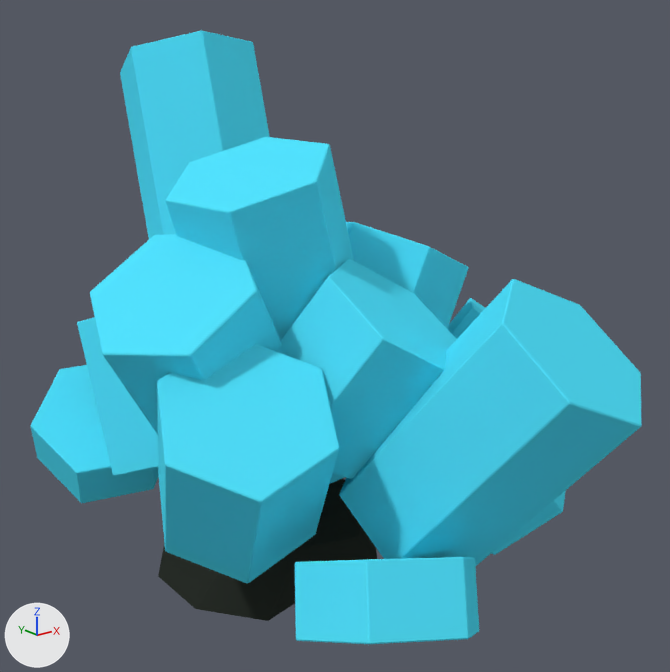
The Blender file Assets/Models/RoomObjects/Mineral/Utrium.blend as it was, and as the next commit left it.
Camera for both pictures: a 50 mm camera at (-1.046, -1.578, 0.994) aimed at (0.1, -0.145, 0.42). The axes (+X, +Y, +Z) are drawn at lower left. The lights are the same throughout. The older version comes first.

In view in the first picture: 'Rock', 'Utrium'.
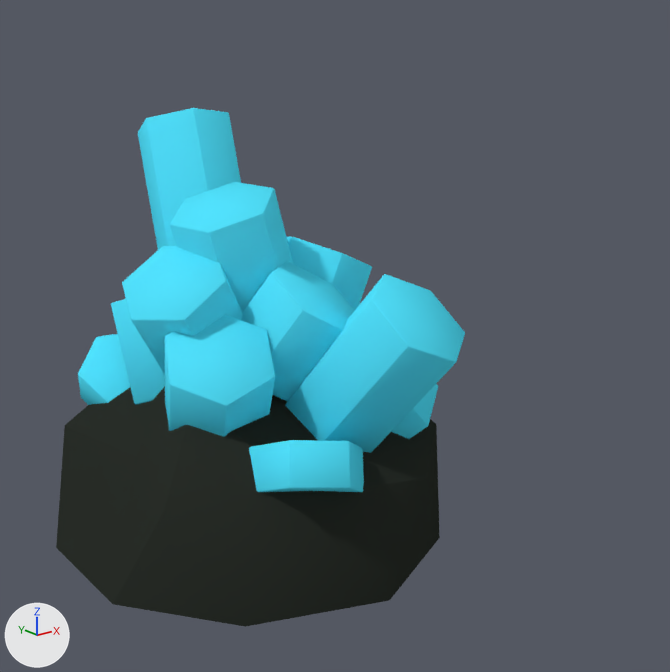
The edits, one by one:
me_circle_003 is used by ob_utrium; location (-0.002, 0.0, -0.003); rotation (1.571, 0.0, 0.0), in degrees (90, 0, 0).
me_circle_003 had 192 vertices, 160 faces and spanned x -0.432..0.667, y -0.063..1.028, z -0.538..0.821.
me_circle_003 now has 218 vertices, 200 faces and spans x -0.421..0.453, y -0.013..0.865, z -0.448..0.483.
me_circle_003 part 1: the loose piece of 12 vertices spanning x -0.252..0.245, y 0.122..0.827, z -0.06..0.313 is scaled about its middle by 0.684, then moved by (-0.014, 0.012, -0.119).
me_circle_003 part 2: the loose piece of 12 vertices spanning x 0.032..0.434, y 0.277..0.657, z -0.024..0.278 is scaled about its middle by 0.684, then moved by (-0.089, 0.014, -0.119).
me_circle_003 part 3: the loose piece of 12 vertices spanning x 0.269..0.667, y 0.039..0.453, z 0.029..0.414 is scaled about its middle by 0.684, then moved by (-0.163, 0.084, -0.149).
me_circle_003 part 4: the loose piece of 12 vertices spanning x -0.432..0.03, y 0.202..0.68, z -0.043..0.328 is scaled about its middle by 0.684, then moved by (0.049, 0.023, -0.124).
me_circle_003 part 5: the loose piece of 12 vertices spanning x -0.176..0.189, y 0.226..0.616, z 0.125..0.53 is scaled about its middle by 0.684, then moved by (-0.017, 0.029, -0.183).
me_circle_003 part 6: the loose piece of 12 vertices spanning x -0.321..0.002, y 0.099..0.508, z -0.313..0.076 is scaled about its middle by 0.684, then moved by (0.035, 0.066, -0.042).
me_circle_003 part 7: the loose piece of 12 vertices spanning x -0.122..0.233, y 0.177..1.028, z -0.516..0.05 is scaled about its middle by 0.684, then moved by (-0.032, -0.028, -0.006).
me_circle_003 part 8: the loose piece of 12 vertices spanning x -0.391..-0.056, y 0.018..0.301, z -0.456..-0.112 is scaled about its middle by 0.684, then moved by (0.056, 0.111, 0.011).
me_circle_003 part 9: the loose piece of 12 vertices spanning x -0.429..-0.046, y 0.076..0.517, z 0.106..0.507 is scaled about its middle by 0.684, then moved by (0.06, 0.068, -0.176).
me_circle_003 part 10: the loose piece of 12 vertices spanning x 0.141..0.46, y 0.01..0.309, z 0.242..0.58 is scaled about its middle by 0.684, then moved by (-0.11, 0.111, -0.209).
me_circle_003 part 11: the loose piece of 12 vertices spanning x -0.293..0.035, y -0.017..0.249, z 0.405..0.748 is scaled about its middle by 0.684, then moved by (0.026, 0.125, -0.261).
me_circle_003 part 12: the loose piece of 12 vertices spanning x -0.077..0.309, y 0.047..0.621, z 0.287..0.821 is scaled about its middle by 0.684, then moved by (-0.052, 0.056, -0.254).
me_circle_003 part 13: a new loose piece of 26 vertices spanning x -0.421..0.453, y -0.013..0.441, z -0.439..0.442, in mat_rock (dark grey #2b302a).
me_circle_003 part 14: the surface is now shaded smooth.
Other edits to the shape of me_circle_003 do not show in these pictures.
me_circle_003 gains material mat_rock (dark grey #2b302a).
Object 'Rock' (ob_rock) is deleted.
Object 'Utrium' (ob_utrium) moves from (-0.002, 0.0, -0.003) to (0.0, 0.0, 0.0).

Pixel boxes (x1, y1, x2, y2) of what changed, in the pictures (670 x 672 px; the box of a moved part takes in the faces that stretch with it):
'Utrium', reshaped, moved (33% narrower, 15% shorter)
    before: (30, 30, 642, 644)
    after: (56, 108, 465, 627)
'Rock', deleted
    before: (158, 478, 377, 621)
part 1 of me_circle_003, moved or reshaped
    before: (165, 137, 354, 484)
    after: (170, 182, 293, 312)
part 2 of me_circle_003, moved or reshaped
    before: (346, 222, 468, 329)
    after: (286, 236, 372, 310)
part 3 of me_circle_003, moved or reshaped (not visible afterwards)
    before: (448, 298, 485, 339)
part 4 of me_circle_003, moved or reshaped
    before: (90, 234, 282, 435)
    after: (122, 246, 243, 374)
part 5 of me_circle_003, moved or reshaped
    before: (279, 259, 457, 480)
    after: (241, 262, 355, 401)
part 6 of me_circle_003, moved or reshaped
    before: (77, 317, 158, 476)
    after: (111, 299, 165, 405)
part 7 of me_circle_003, moved or reshaped
    before: (120, 30, 270, 239)
    after: (138, 108, 241, 250)
part 8 of me_circle_003, moved or reshaped
    before: (30, 365, 159, 503)
    after: (78, 334, 130, 405)
part 9 of me_circle_003, moved or reshaped
    before: (157, 344, 339, 583)
    after: (165, 315, 275, 437)
part 10 of me_circle_003, moved or reshaped
    before: (491, 491, 565, 555)
    after: (391, 384, 438, 439)
part 11 of me_circle_003, moved or reshaped
    before: (295, 557, 479, 644)
    after: (249, 440, 364, 492)
part 12 of me_circle_003, moved or reshaped
    before: (339, 279, 642, 567)
    after: (285, 274, 465, 453)
part 13 of me_circle_003, added
    after: (56, 386, 440, 627)
